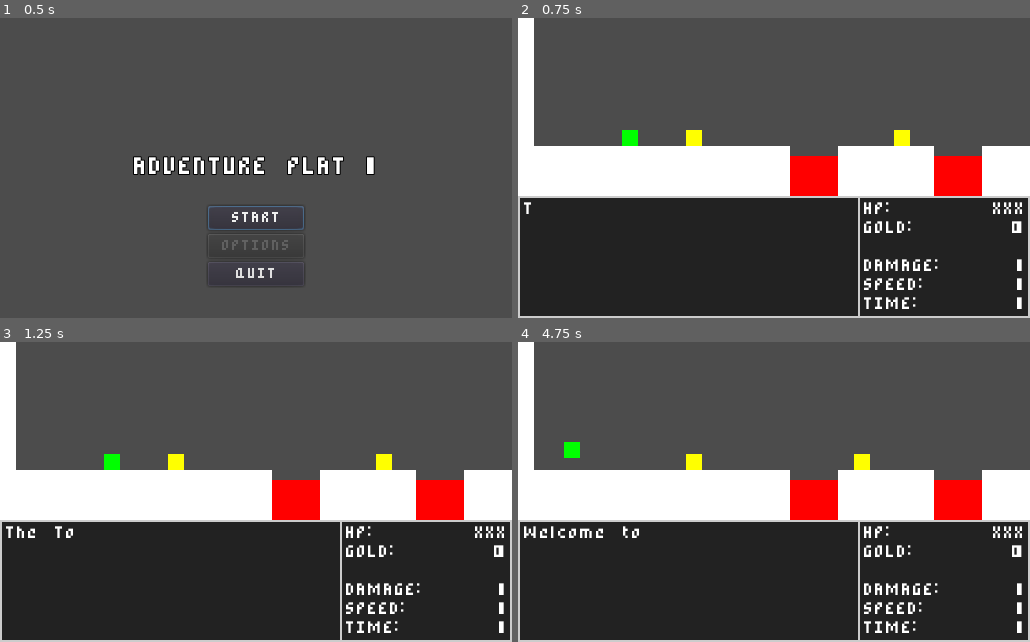
Above: before the commit, frames 1-4 (two rows, left to right).
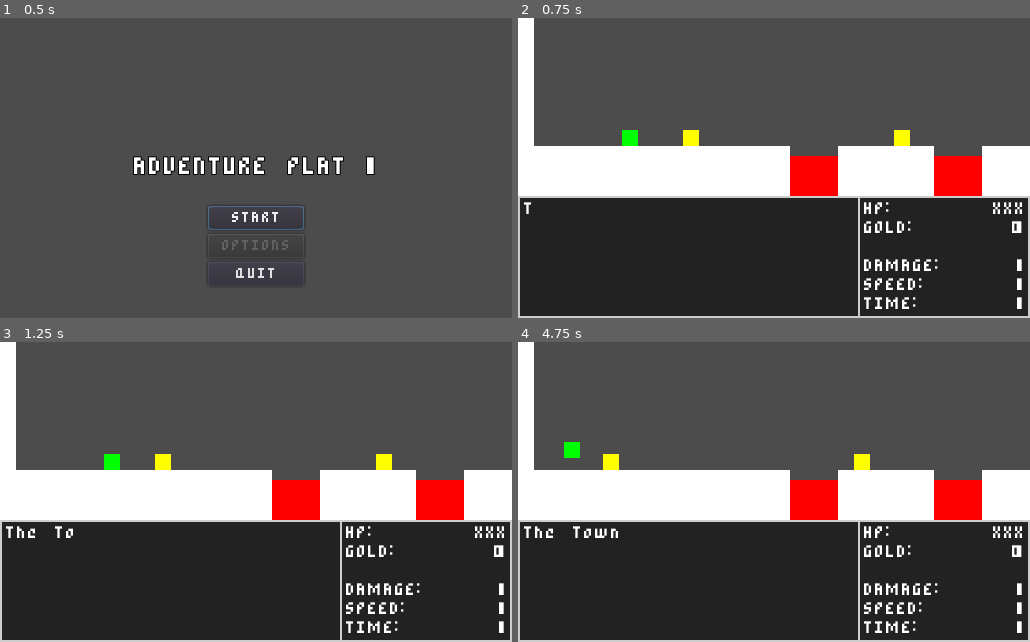
Above: after the commit, the same moments.

Repository: rodriguezric/Adventure-Plat-1
Game: Godot game, scene res://scenes/Main.tscn
Two runs of this game, one before a commit and one after it. Both use one fixed random seed, a clock stepped at 60 frames per second and the inputs below.
Inputs:
- Up to frame 1 (0.5 s): no input
- Up to frame 2 (0.75 s): click "START" at 0.5 s
- Up to frame 3 (1.25 s): no input
- Up to frame 4 (4.75 s): tap Enter (ui_accept) at 1.25 s; hold D (move_right) 1.28-2.78 s; tap W (jump) at 1.35, 1.52, 1.82, 2.27, 2.3, 2.57, 2.85, 3.77, 3.8, 4.07, 4.35, 4.52 s; tap Shift (attack) at 2.1, 3.6 s; hold A (move_left) from 2.78 s (still down)

Frame 1 is identical in both runs. In frame 2, less than 0.1% of the frame differs, in the area x 32-36%, y 37-43%; in frame 3, 0.3%; in frame 4, 0.8%, in the area x 1-36%, y 37-66%.

Commit message:
✨ - Added direction to behavior. ✨ - Added PaceBehavior. ✨ - Added forward action.

Diff:
--- a/project.godot
+++ b/project.godot
@@ -39,6 +39,11 @@
 "language": "GDScript",
 "path": "res://scripts/Door.gd"
 }, {
+"base": "TimerBehavior",
+"class": "PaceBehavior",
+"language": "GDScript",
+"path": "res://scripts/classes/actions/PaceBehavior.gd"
+}, {
 "base": "KinematicBody2D",
 "class": "Player",
 "language": "GDScript",
@@ -71,6 +76,7 @@
 "BulletTime": "",
 "DialogText": "",
 "Door": "",
+"PaceBehavior": "",
 "Player": "",
 "Powerup": "",
 "Stat": "",
--- a/scenes/World.tscn
+++ b/scenes/World.tscn
@@ -8,6 +8,7 @@
 [ext_resource path="res://scenes/Sign.tscn" type="PackedScene" id=6]
 [ext_resource path="res://scenes/Door.tscn" type="PackedScene" id=7]
 [ext_resource path="res://scripts/classes/actions/TimerBehavior.gd" type="Script" id=8]
+[ext_resource path="res://scripts/classes/actions/PaceBehavior.gd" type="Script" id=9]
 
 [sub_resource type="RectangleShape2D" id=1]
 extents = Vector2( 8, 8 )
@@ -51,14 +52,17 @@
 position = Vector2( 176, 120 )
 dialogue = [ "Welcome to the Town!" ]
 
+[node name="TimerBehavior" type="Node2D" parent="Sign"]
+script = ExtResource( 8 )
+actions = [ "forward" ]
+
 [node name="Sign2" parent="." instance=ExtResource( 6 )]
 position = Vector2( 384, 120 )
 dialogue = [ "Welcome to the Town!" ]
 
-[node name="TimerBehavior" type="Node2D" parent="Sign2"]
-script = ExtResource( 8 )
+[node name="PaceBehavior" type="Node2D" parent="Sign2"]
+script = ExtResource( 9 )
 speed = 40
-actions = [ "wait", "wait", "left", "wait", "wait", "right" ]
 
 [node name="Door" parent="." instance=ExtResource( 7 )]
 position = Vector2( 664, 88 )
--- a/scripts/autoload/Directions.gd
+++ b/scripts/autoload/Directions.gd
@@ -2,3 +2,5 @@
 
 const LEFT: int = -1
 const RIGHT: int = 1
+
+enum Enum {LEFT = -1, RIGHT = 1}
--- /dev/null
+++ b/scripts/classes/actions/PaceBehavior.gd
@@ -0,0 +1,6 @@
+extends TimerBehavior
+class_name PaceBehavior
+
+func _ready() -> void:
+	actions = ['wait', 'wait', 'left', 'wait', 'wait', 'right']
+	parent = get_parent()
--- a/scripts/classes/actions/TimerBehavior.gd
+++ b/scripts/classes/actions/TimerBehavior.gd
@@ -3,7 +3,10 @@
 
 export var speed : int = 20
 export var interval : int = 1
-export(Array, String, "0", "wait", "up", "down", "left", "right") var actions
+export(Directions.Enum) var direction = Directions.LEFT
+export var bounce_off_wall : bool = false
+export(Array, String, "0", "wait", "up", "down", "left", "right", "forward") var actions
+
 var current_action : int = 0
 var motion : Vector2
 var parent: Node2D
@@ -11,7 +14,7 @@
 
 
 func _ready() -> void:
-	print("I'm ready")
+	yield(get_tree(), "idle_frame")
 	parent = get_parent()
 	initialize_timer()
 	process_action()
@@ -48,9 +51,14 @@
 			motion.y = 0
 		'shoot':
 			pass
+		'forward':
+			motion.x = speed * direction
+		'jump':
+			pass
 
 
 func _physics_process(delta: float) -> void:
+	yield(get_tree(), "idle_frame")
 	parent.move_local_x(delta * motion.x)
 	parent.move_local_y(delta * motion.y)
 
Not shown: 1 places in scenes/World.tscn that only renumber resources
